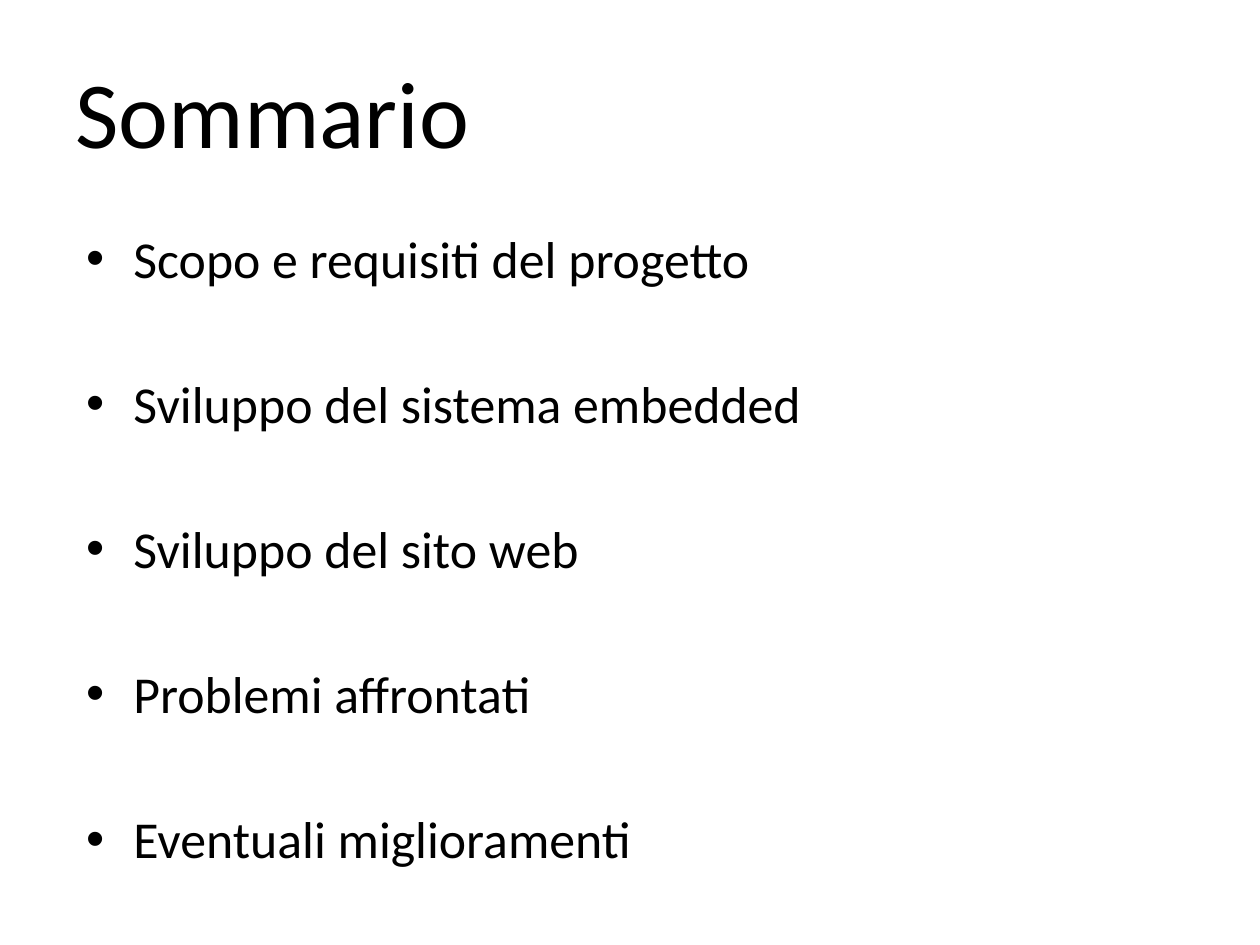
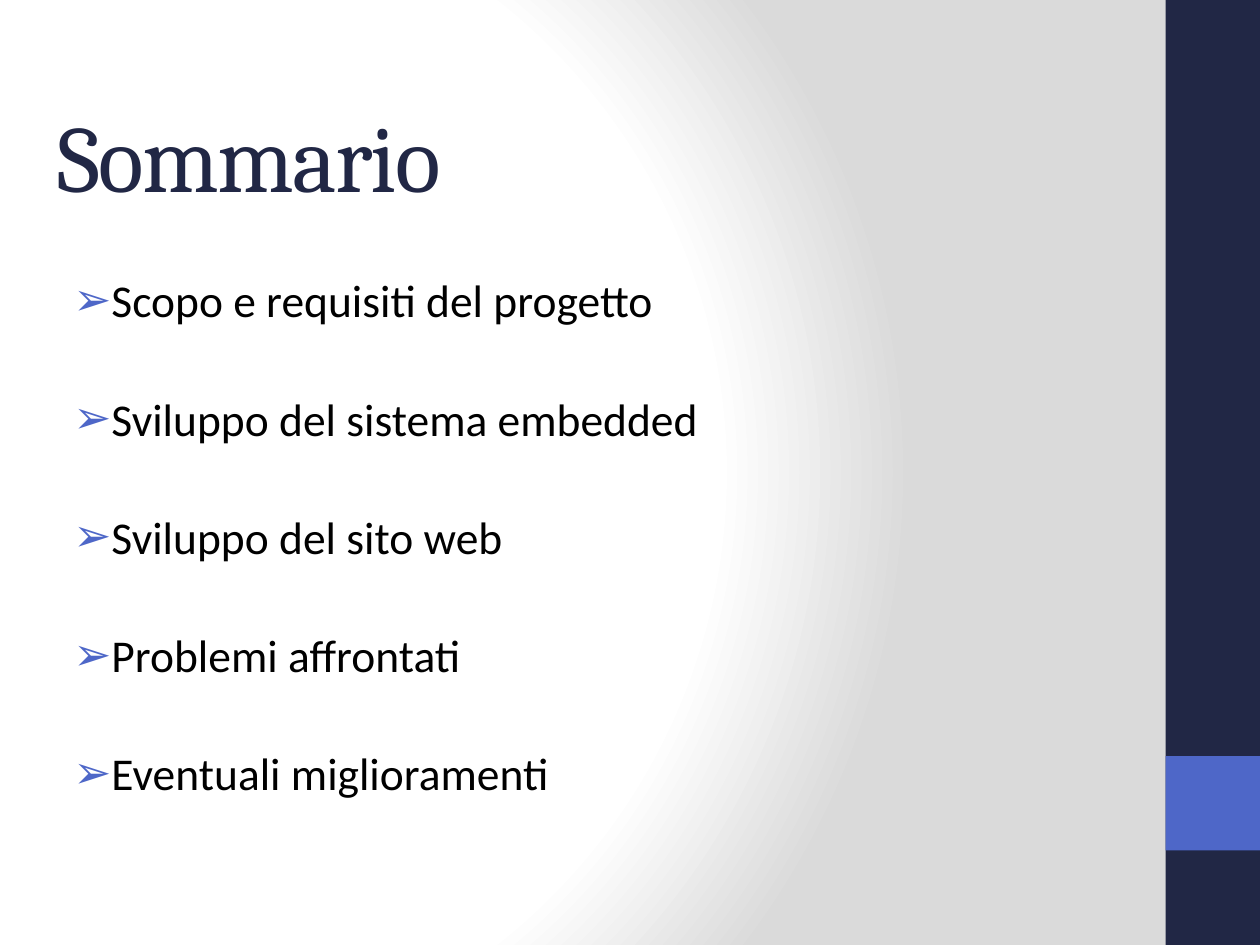
Before and after one commit to Jolsty/SimSim, a slide deck: slide 2 of Tesi_Sistema_Accessi_IoT_Andrei_Ciulpan_872394/presentazione/Sistema Accessi IoT.pptx. Drawn at 1260x945 pixels with LibreOffice and Linux fonts; fonts in the diff are those of the drawing. Boxes give left, top, right and bottom in pixels: in the first picture for what was removed or moved away, otherwise in the second. Text is boxed around its words. In the diff, an @@ line names an element or a change of style, - is before the commit and + after.

```diff
--- a/Tesi_Sistema_Accessi_IoT_Andrei_Ciulpan_872394/presentazione/Sistema Accessi IoT.pptx
+++ b/Tesi_Sistema_Accessi_IoT_Andrei_Ciulpan_872394/presentazione/Sistema Accessi IoT.pptx
@@ background #FFFFFF to gradient #FFFFFF to #DADADA @@
@@ rectangle added at (1166,0,1260,945), fill #212745 @@
@@ title "Sommario": place and size @@
-title "Sommario" at (76,83,470,149)
+title "Sommario" at (57,128,440,193)
@@ title "Sommario" at (57,128,440,193): font Calibri to Cambria, text colour #000000 to #212745, letter spacing 0 to -1 pt @@
@@ text "Scopo e requisiti del progetto": place and size @@
-text "Scopo e requisiti del progetto" at (133,242,800,867)
+text "Scopo e requisiti del progetto" at (111,285,698,798)
@@ text "Scopo e requisiti del progetto" at (111,285,698,798): size 29.6 to 26 pt; bullet • to ➢ @@
@@ rectangle added at (1166,756,1260,850), fill #4E67C8 @@
```
Also in this commit, not shown: 9 other slides changed, 1 slide added, 1 slide removed, 2 other files.
